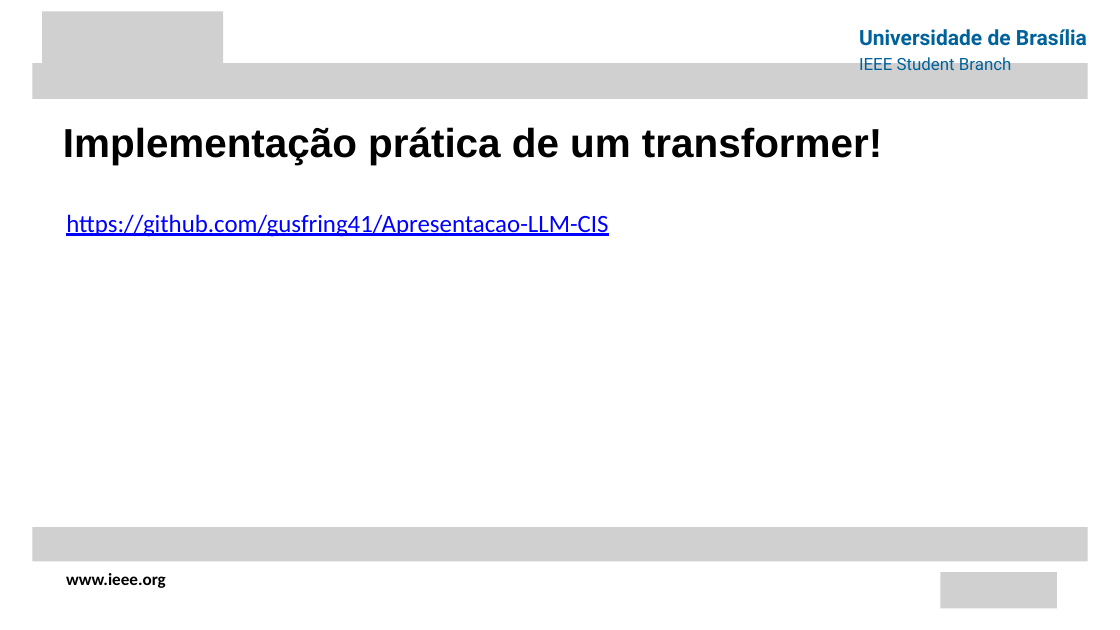
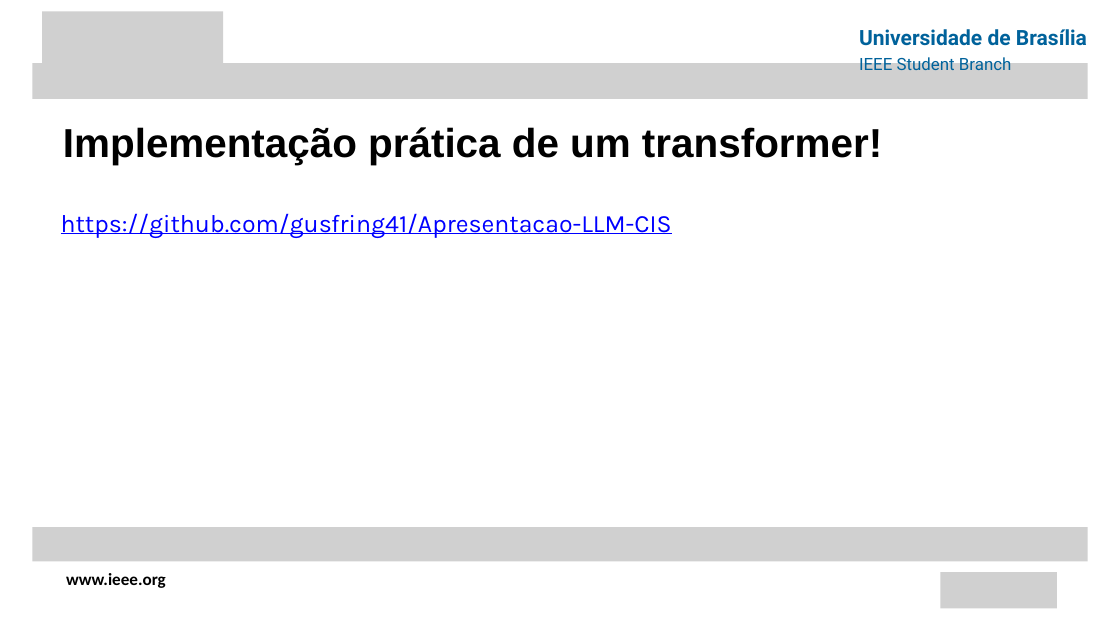
Before and after one commit to gusfring41/Apresentacao-LLM-CIS, a slide deck: slide 7 of apresentacaoLLM.pptx. Drawn at 1120x630 pixels with LibreOffice and Linux fonts; fonts in the diff are those of the drawing; grey boxes stand for pictures. Boxes give left, top, right and bottom in pixels: in the first picture for what was removed or moved away, otherwise in the second. Text is boxed around its words. In the diff, an @@ line names an element or a change of style, - is before the commit and + after.

```diff
--- a/apresentacaoLLM.pptx
+++ b/apresentacaoLLM.pptx
@@ text "https://github.com/gusfring41/Apresentacao-LLM-CIS" at [61, 213, 672, 237]: font Calibri to Karla @@
```
Also in this commit, not shown: 7 other slides changed, 1 slide added, 1 other file.
